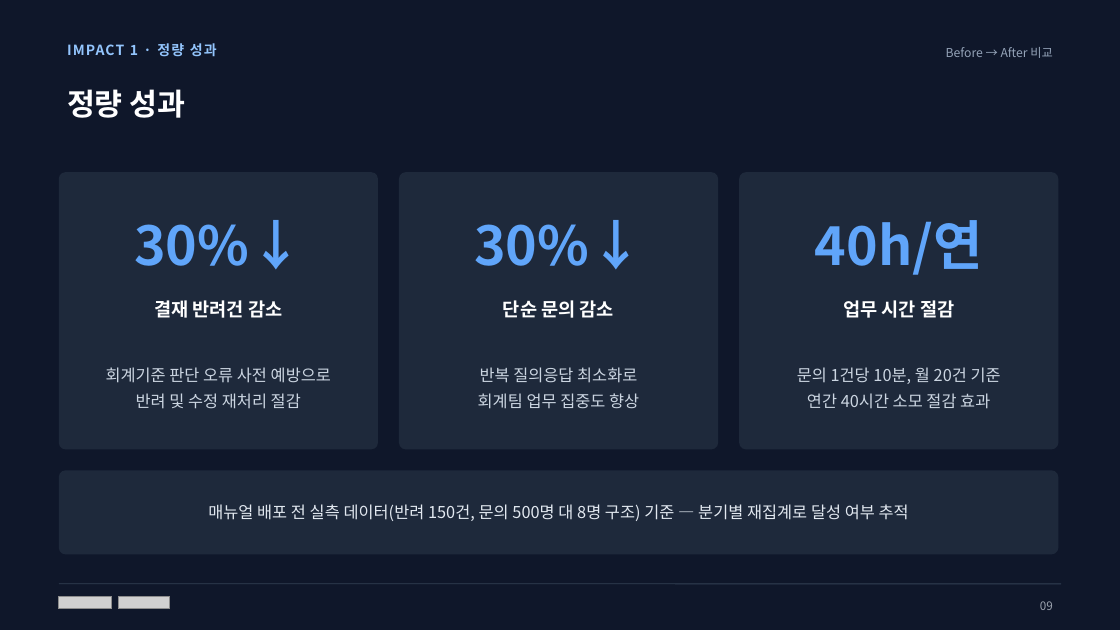
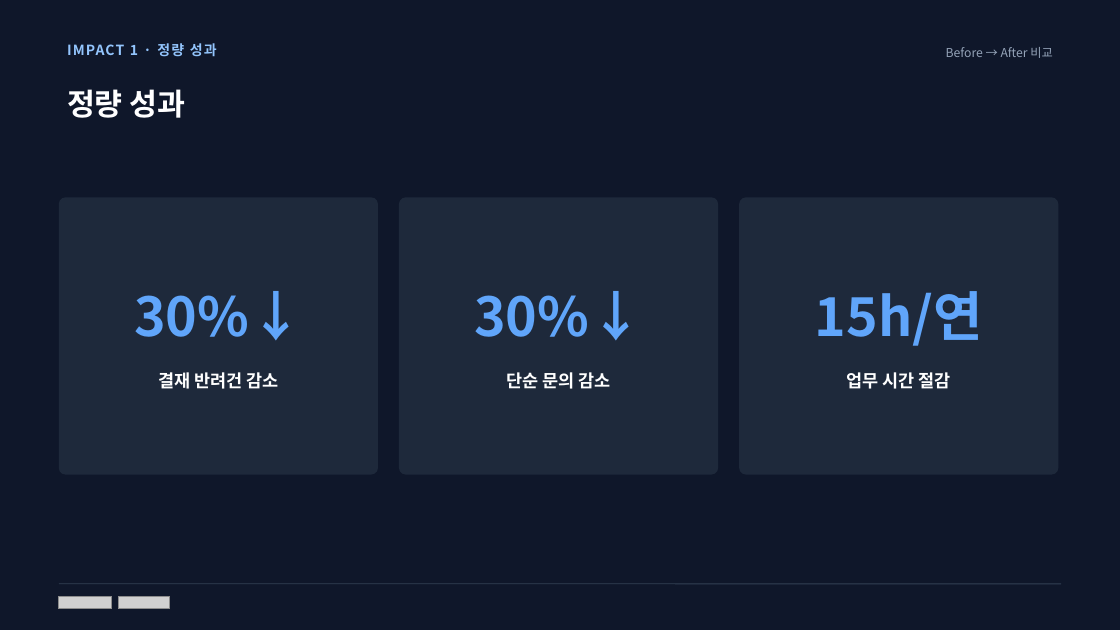
Before and after one commit to mdj11-netizen/vs-code, a slide deck: slide 23 of 과제pt/PPT/최종발표_회계Wiki구축_문동진_v2.pptx (slide 11 before the commit). Drawn at 1120x630 pixels with LibreOffice and Linux fonts; fonts in the diff are those of the drawing; grey boxes stand for pictures. Boxes give left, top, right and bottom in pixels: in the first picture for what was removed or moved away, otherwise in the second. Text is boxed around its words. In the diff, an @@ line names an element or a change of style, - is before the commit and + after.

```diff
--- a/과제pt/PPT/최종발표_회계Wiki구축_문동진_v2.pptx
+++ b/과제pt/PPT/최종발표_회계Wiki구축_문동진_v2.pptx
@@ 3 rounded rectangles: place and size @@
-3 rounded rectangles at <box>59,172,1059,450</box>
+3 rounded rectangles at <box>59,197,1059,475</box>
@@ 5 texts: place and size @@
-5 texts at <box>134,220,954,318</box>
+5 texts at <box>134,291,951,389</box>
@@ text at <box>815,291,983,346</box>: text changed @@
-40h/연
+15h/연
@@ text removed at <box>106,367,331,409</box> @@
-회계기준 판단 오류 사전 예방으로
-반려 및 수정 재처리 절감
@@ text removed at <box>478,367,639,409</box> @@
-반복 질의응답 최소화로
-회계팀 업무 집중도 향상
@@ size 16 to 15 pt in 3 elements at <box>158,372,278,389</box>, <box>506,372,611,389</box>, <box>847,372,951,389</box> @@
@@ text removed at <box>797,367,1001,409</box> @@
-문의 1건당 10분, 월 20건 기준
-연간 40시간 소모 절감 효과
@@ rounded rectangle removed at <box>59,471,1059,555</box> @@
@@ text removed at <box>208,504,909,521</box> @@
-매뉴얼 배포 전 실측 데이터(반려 150건, 문의 500명 대 8명 구조) 기준 — 분기별 재집계로 달성 여부 추적
@@ text removed at <box>1040,601,1053,610</box> @@
-09
```
Also in this commit, not shown: 12 other slides changed, 15 slides added, 2 slides removed, 6 other files.
